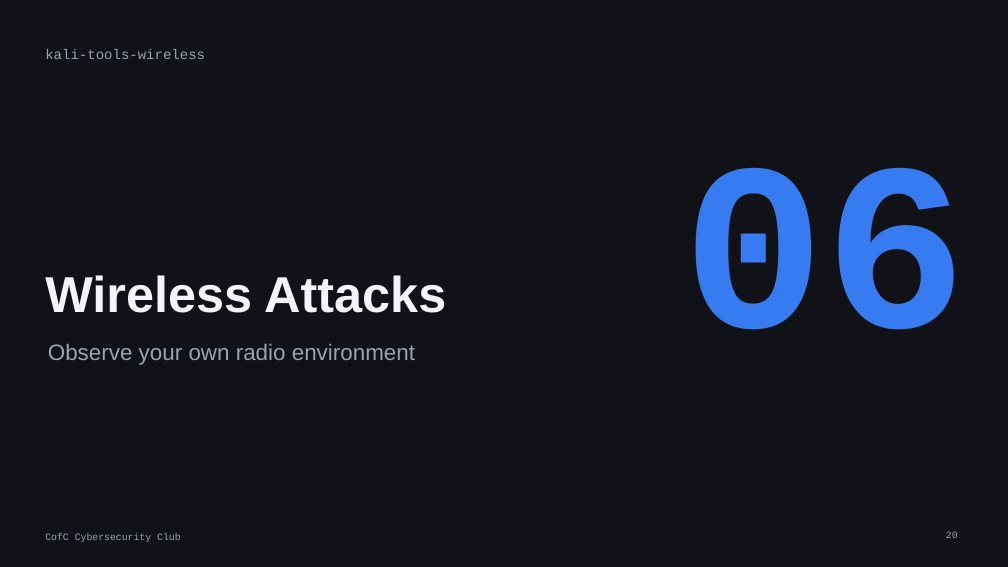
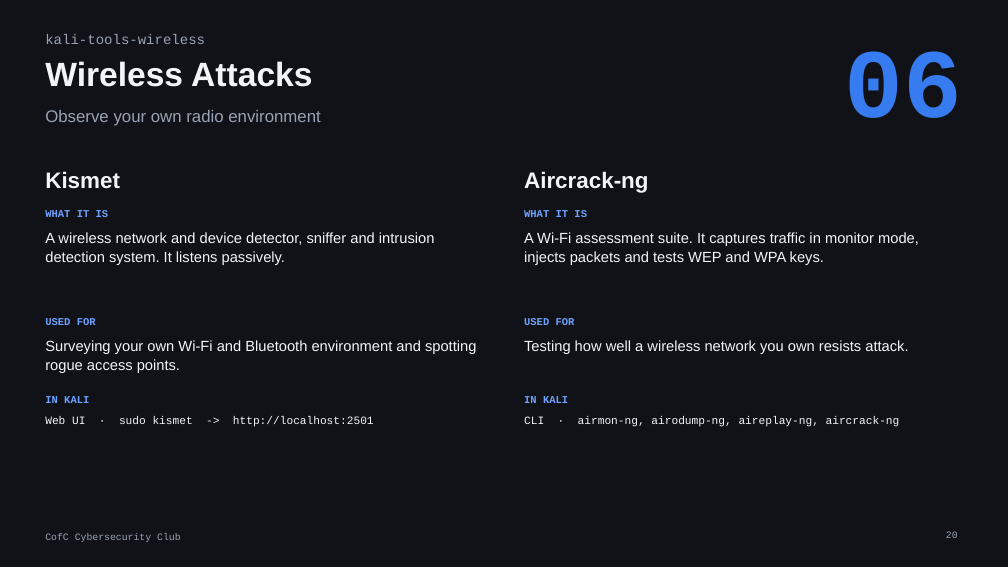
Before and after one commit to cofcsecurity/cofcsecurity.github.io, a slide deck: slide 20 of static/slides/22-kali-tools.pptx. Drawn at 1008x567 pixels with LibreOffice and Linux fonts; fonts in the diff are those of the drawing. Boxes give left, top, right and bottom in pixels: in the first picture for what was removed or moved away, otherwise in the second. Text is boxed around its words. In the diff, an @@ line names an element or a change of style, - is before the commit and + after.

Commit message:
Update Kali Linux Tools slides

```diff
--- a/static/slides/22-kali-tools.pptx
+++ b/static/slides/22-kali-tools.pptx
@@ text "06": place and size @@
-text "06" at (682,167,968,330)
+text "06" at (845,51,963,118)
@@ text "06" at (845,51,963,118): size 340 to 140 pt @@
@@ text "kali-tools-wireless": place and size @@
-text "kali-tools-wireless" at (45,49,205,59)
+text "kali-tools-wireless" at (45,34,205,44)
@@ text "Wireless Attacks": place and size @@
-text "Wireless Attacks" at (45,275,446,313)
+text "Wireless Attacks" at (45,61,312,87)
@@ text "Wireless Attacks" at (45,61,312,87): size 72 to 48 pt; vertical alignment bottom to top @@
@@ text "Observe your own radio environment": place and size @@
-text "Observe your own radio environment" at (48,344,415,365)
+text "Observe your own radio environment" at (45,110,320,126)
@@ text "Observe your own radio environment" at (45,110,320,126): size 32 to 24 pt @@
@@ text added at (45,171,120,189), 32 pt, text #F2F4F8, bold @@
+Kismet
@@ text added at (524,171,648,193), 32 pt, text #F2F4F8, bold @@
+Aircrack-ng
@@ text added at (45,210,109,217), 15 pt, text #6FA2FF, bold @@
+WHAT IT IS
@@ text added at (45,232,435,265), 21 pt, text #F2F4F8 @@
+A wireless network and device detector, sniffer and intrusion detection system. It listens passively.
@@ text added at (524,210,587,217), 15 pt, text #6FA2FF, bold @@
+WHAT IT IS
@@ text added at (524,232,919,265), 21 pt, text #F2F4F8 @@
+A Wi-Fi assessment suite. It captures traffic in monitor mode, injects packets and tests WEP and WPA keys.
@@ text added at (45,318,96,325), 15 pt, text #6FA2FF, bold @@
+USED FOR
@@ text added at (524,318,575,325), 15 pt, text #6FA2FF, bold @@
+USED FOR
@@ text added at (45,340,476,373), 21 pt, text #F2F4F8 @@
+Surveying your own Wi-Fi and Bluetooth environment and spotting rogue access points.
@@ text added at (524,340,908,354), 21 pt, text #F2F4F8 @@
+Testing how well a wireless network you own resists attack.
@@ text added at (45,396,89,403), 15 pt, text #6FA2FF, bold @@
+IN KALI
@@ text added at (45,416,374,427), 16 pt, text #F2F4F8 @@
+Web UI · sudo kismet -> http://localhost:2501
@@ text added at (524,396,568,403), 15 pt, text #6FA2FF, bold @@
+IN KALI
@@ text added at (524,416,900,427), 16 pt, text #F2F4F8 @@
+CLI · airmon-ng, airodump-ng, aireplay-ng, aircrack-ng
```
Also in this commit, not shown: 14 other slides changed, 1 slide removed.
